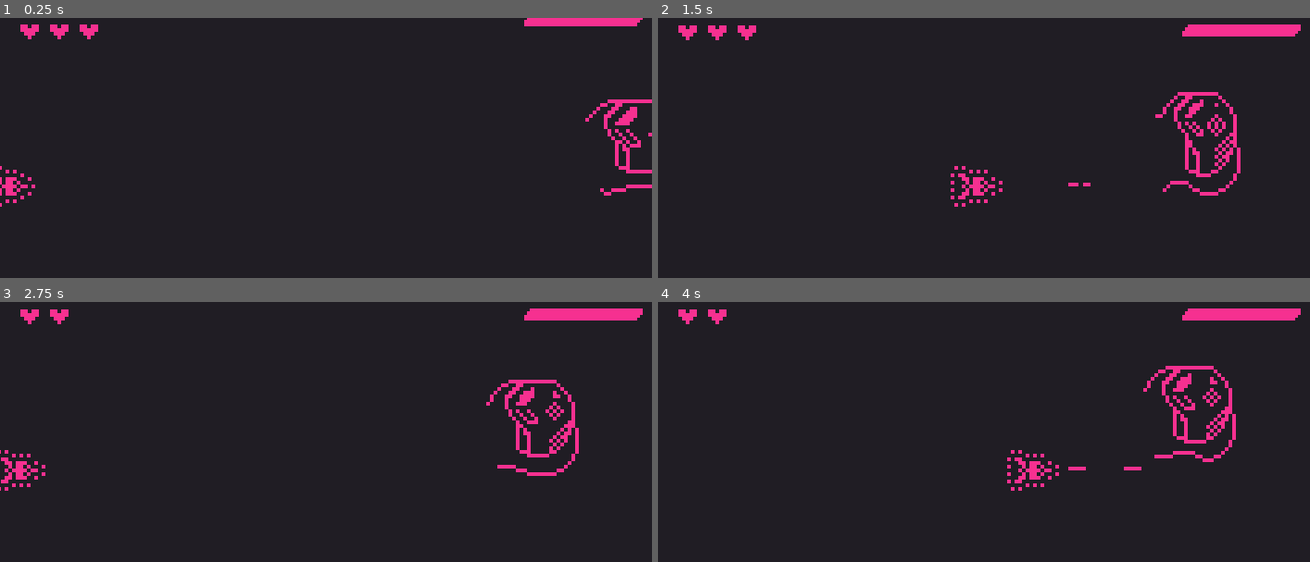
Above: before the commit, frames 1-4 (two rows, left to right).
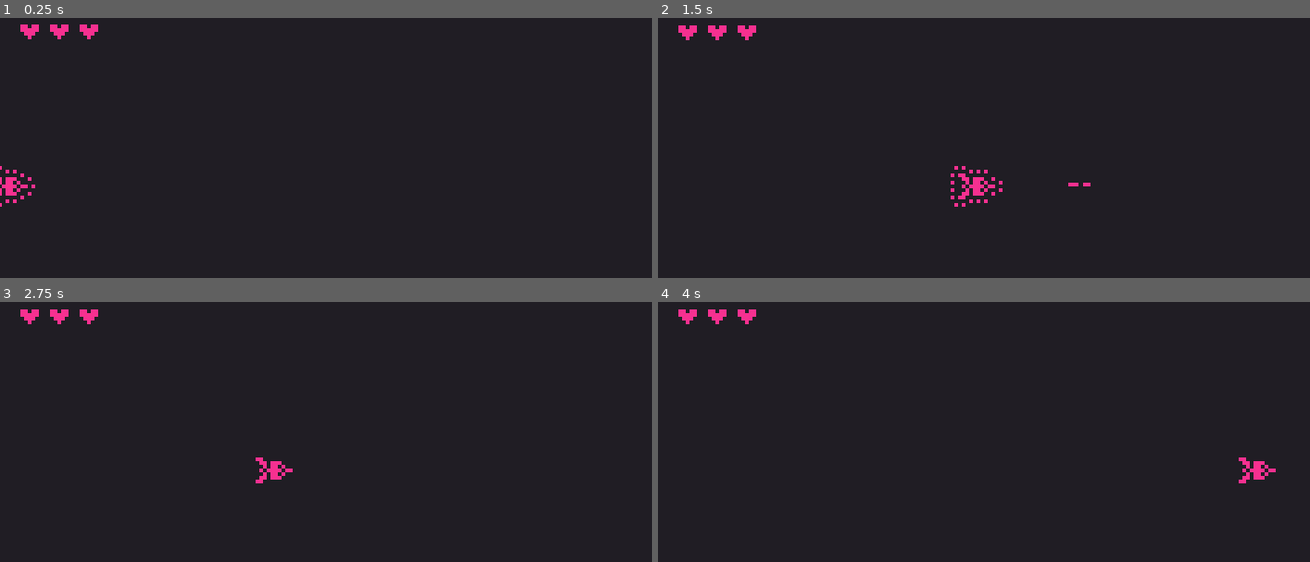
Above: after the commit, the same moments.

Repository: victor-romero-martinez/space-umpact
Game: Godot game, scene res://test/test_room.tscn
The game is run twice, just before and just after one commit, with the same random seed, the same clock (stepped at 60 frames per second) and the same inputs. This scene is started directly instead of the project's main scene.
Inputs:
- Up to frame 1 (0.25 s): no input
- Up to frame 2 (1.5 s): tap Enter (ui_accept) at 0.5, 0.77 s; hold Right (ui_right) from 0.53 s (still down)
- Up to frame 3 (2.75 s): tap Enter (ui_accept) at 1.52 s; release Right (ui_right) at 2.03 s; hold Left (ui_left) from 2.03 s (still down)
- Up to frame 4 (4 s): release Left (ui_left) at 2.78 s; hold Right (ui_right) from 2.78 s (still down); tap Enter (ui_accept) at 3.02, 3.77 s

The runs differ from the first frame. In frame 1, 1.4% of the frame differs, in the area x 80-100%, y 0-69%; in frame 2, 2.1%; in frame 3, 2.7%; in frame 4, 2.9%, in the area x 12-99%, y 2-73%.

Commit message:
fix: pause bug on reload scene

Diff:
--- a/scenes/level_1.tscn
+++ b/scenes/level_1.tscn
@@ -15,57 +15,52 @@
 [node name="Level-1" type="Node2D"]
 script = ExtResource("2_yp15v")
 
-[node name="CanvasLayer" type="CanvasLayer" parent="."]
-
-[node name="ColorRect" type="ColorRect" parent="CanvasLayer"]
-anchors_preset = 15
-anchor_right = 1.0
-anchor_bottom = 1.0
-grow_horizontal = 2
-grow_vertical = 2
+[node name="ColorRect" type="ColorRect" parent="."]
+offset_right = 176.0
+offset_bottom = 99.0
 color = Color(0.12549, 0.113725, 0.141176, 1)
 
-[node name="BG" type="Node2D" parent="CanvasLayer"]
+[node name="BG" type="Node2D" parent="."]
 
-[node name="MapManager" parent="CanvasLayer/BG" instance=ExtResource("3_bacip")]
+[node name="MapManager" parent="BG" instance=ExtResource("3_bacip")]
 metadata/_edit_lock_ = true
 
-[node name="Hud" type="Node2D" parent="CanvasLayer"]
+[node name="Hud" type="Node2D" parent="."]
 
-[node name="HudHealth" parent="CanvasLayer/Hud" node_paths=PackedStringArray("position_in_game") instance=ExtResource("3_ks5nd")]
+[node name="HudHealth" parent="Hud" node_paths=PackedStringArray("position_in_game") instance=ExtResource("3_ks5nd")]
 position = Vector2(4, -3)
 position_in_game = NodePath("../PlayerHealthPosition")
 metadata/_edit_lock_ = true
 
-[node name="PlayerHealthPosition" type="Marker2D" parent="CanvasLayer/Hud"]
+[node name="PlayerHealthPosition" type="Marker2D" parent="Hud"]
 position = Vector2(4, 4)
 metadata/_edit_lock_ = true
 
-[node name="Player" type="Node2D" parent="CanvasLayer"]
+[node name="Player" type="Node2D" parent="."]
 
-[node name="Player" parent="CanvasLayer/Player" node_paths=PackedStringArray("respawn", "exit_screen") instance=ExtResource("2_do623")]
+[node name="Player" parent="Player" node_paths=PackedStringArray("respawn", "exit_screen") instance=ExtResource("2_do623")]
 position = Vector2(-14, 41)
 respawn = NodePath("../PlayerRespawn")
 exit_screen = NodePath("../ExitScreen")
 metadata/_edit_lock_ = true
 
-[node name="PlayerRespawn" type="Marker2D" parent="CanvasLayer/Player"]
+[node name="PlayerRespawn" type="Marker2D" parent="Player"]
 position = Vector2(4, 41)
 metadata/_edit_lock_ = true
 
-[node name="ExitScreen" type="Marker2D" parent="CanvasLayer/Player"]
+[node name="ExitScreen" type="Marker2D" parent="Player"]
 position = Vector2(253, 44)
 metadata/_edit_lock_ = true
 
-[node name="Enemy" type="Node2D" parent="CanvasLayer"]
+[node name="Enemy" type="Node2D" parent="."]
 
-[node name="EnemyManagertest" parent="CanvasLayer/Enemy" instance=ExtResource("6_8w0a2")]
+[node name="EnemyManagertest" parent="Enemy" instance=ExtResource("6_8w0a2")]
 enemies_chunk = Array[PackedScene]([ExtResource("7_h7mse"), ExtResource("8_dcy32"), ExtResource("9_cq6gh"), ExtResource("10_486us")])
 boss_chunk = ExtResource("11_y36ey")
 
-[node name="MenuPause" parent="CanvasLayer" instance=ExtResource("11_ew1lc")]
+[node name="MenuPause" parent="." instance=ExtResource("11_ew1lc")]
 unique_name_in_owner = true
 visible = false
 metadata/_edit_lock_ = true
 
-[connection signal="resume" from="CanvasLayer/MenuPause" to="." method="_on_menu_pause_resume"]
+[connection signal="resume" from="MenuPause" to="." method="_on_menu_pause_resume"]
--- a/scenes/level_2.tscn
+++ b/scenes/level_2.tscn
@@ -12,55 +12,50 @@
 [node name="Level-2" type="Node2D"]
 script = ExtResource("1_4iprt")
 
-[node name="CanvasLayer" type="CanvasLayer" parent="."]
-
-[node name="ColorRect" type="ColorRect" parent="CanvasLayer"]
-anchors_preset = 15
-anchor_right = 1.0
-anchor_bottom = 1.0
-grow_horizontal = 2
-grow_vertical = 2
+[node name="ColorRect" type="ColorRect" parent="."]
+offset_right = 176.0
+offset_bottom = 99.0
 color = Color(0.12549, 0.113725, 0.141176, 1)
 
-[node name="BG" type="Node2D" parent="CanvasLayer"]
+[node name="BG" type="Node2D" parent="."]
 
-[node name="BackgroundManager" parent="CanvasLayer/BG" instance=ExtResource("2_3wt1b")]
+[node name="BackgroundManager" parent="BG" instance=ExtResource("2_3wt1b")]
 
-[node name="Hud" type="Node2D" parent="CanvasLayer"]
+[node name="Hud" type="Node2D" parent="."]
 
-[node name="HudHealth" parent="CanvasLayer/Hud" node_paths=PackedStringArray("position_in_game") instance=ExtResource("2_jj21j")]
+[node name="HudHealth" parent="Hud" node_paths=PackedStringArray("position_in_game") instance=ExtResource("2_jj21j")]
 position = Vector2(4, -3)
 position_in_game = NodePath("../PlayerHealthPosition")
 metadata/_edit_lock_ = true
 
-[node name="PlayerHealthPosition" type="Marker2D" parent="CanvasLayer/Hud"]
+[node name="PlayerHealthPosition" type="Marker2D" parent="Hud"]
 position = Vector2(4, 4)
 metadata/_edit_lock_ = true
 
-[node name="Player" type="Node2D" parent="CanvasLayer"]
+[node name="Player" type="Node2D" parent="."]
 
-[node name="Player" parent="CanvasLayer/Player" node_paths=PackedStringArray("respawn", "exit_screen") instance=ExtResource("3_vard1")]
+[node name="Player" parent="Player" node_paths=PackedStringArray("respawn", "exit_screen") instance=ExtResource("3_vard1")]
 position = Vector2(-14, 41)
 respawn = NodePath("../PlayerRespawn")
 exit_screen = NodePath("../ExitScreen")
 metadata/_edit_lock_ = true
 
-[node name="PlayerRespawn" type="Marker2D" parent="CanvasLayer/Player"]
+[node name="PlayerRespawn" type="Marker2D" parent="Player"]
 position = Vector2(4, 41)
 metadata/_edit_lock_ = true
 
-[node name="ExitScreen" type="Marker2D" parent="CanvasLayer/Player"]
+[node name="ExitScreen" type="Marker2D" parent="Player"]
 position = Vector2(253, 44)
 metadata/_edit_lock_ = true
 
-[node name="Enemy" type="Node2D" parent="CanvasLayer"]
+[node name="Enemy" type="Node2D" parent="."]
 
-[node name="EnemyManagertest" parent="CanvasLayer/Enemy" instance=ExtResource("4_whtcc")]
+[node name="EnemyManagertest" parent="Enemy" instance=ExtResource("4_whtcc")]
 enemies_chunk = Array[PackedScene]([ExtResource("5_ogfs4"), ExtResource("5_xni45")])
 
-[node name="MenuPause" parent="CanvasLayer" instance=ExtResource("8_7xj5j")]
+[node name="MenuPause" parent="." instance=ExtResource("8_7xj5j")]
 unique_name_in_owner = true
 visible = false
 metadata/_edit_lock_ = true
 
-[connection signal="resume" from="CanvasLayer/MenuPause" to="." method="_on_menu_pause_resume"]
+[connection signal="resume" from="MenuPause" to="." method="_on_menu_pause_resume"]
--- a/scripts/utils/level_settings.gd
+++ b/scripts/utils/level_settings.gd
@@ -11,6 +11,8 @@
 
 	if not global.current_level:
 		push_error('Make sure the node is named as follows Node-1')
+
+	connect('tree_exited', _on_tree_exited)
 
 
 func _process(_delta):
@@ -59,3 +61,7 @@
 
 func _on_menu_pause_resume():
 	_pause_menu()
+
+
+func _on_tree_exited():
+	Engine.time_scale = 1
--- a/test/test_room.tscn
+++ b/test/test_room.tscn
@@ -4,7 +4,7 @@
 [ext_resource type="PackedScene" uid="uid://73nbxcjdyc8b" path="res://scenes/utilities/hud_health.tscn" id="1_qhkwd"]
 [ext_resource type="PackedScene" uid="uid://dmb1acg6lojr5" path="res://control/menu_pause.tscn" id="2_51vey"]
 [ext_resource type="PackedScene" uid="uid://ncfavua7kjnn" path="res://scenes/player.tscn" id="2_b2s5v"]
-[ext_resource type="PackedScene" uid="uid://dxdtonhgxyoh8" path="res://levels/level_1/boss_chunk.tscn" id="4_fsf2b"]
+[ext_resource type="PackedScene" uid="uid://bfmnrjbxb6qq4" path="res://temp/enemy_4.tscn" id="5_b7x2d"]
 
 [node name="TestRoom" type="Node2D"]
 script = ExtResource("1_odhxs")
@@ -14,8 +14,6 @@
 offset_bottom = 99.0
 color = Color(0.12549, 0.113725, 0.141176, 1)
 metadata/_edit_lock_ = true
-
-[node name="BossChunk" parent="." instance=ExtResource("4_fsf2b")]
 
 [node name="Hud" type="Node2D" parent="."]
 
@@ -47,4 +45,7 @@
 [node name="MenuPause" parent="." instance=ExtResource("2_51vey")]
 visible = false
 
+[node name="Enemy4" parent="." instance=ExtResource("5_b7x2d")]
+position = Vector2(129, 39)
+
 [connection signal="resume" from="MenuPause" to="." method="_on_menu_pause_resume"]
